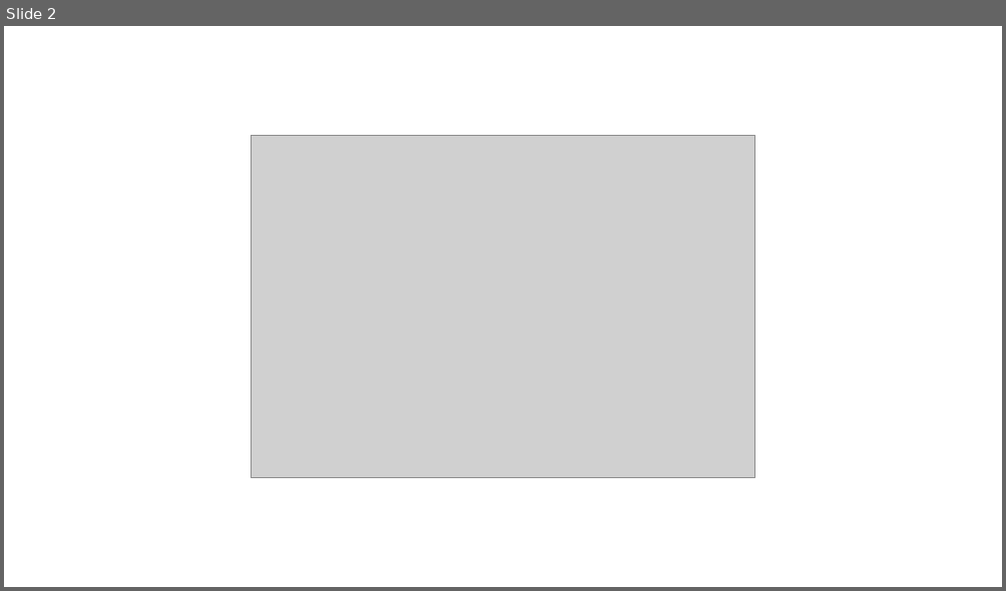
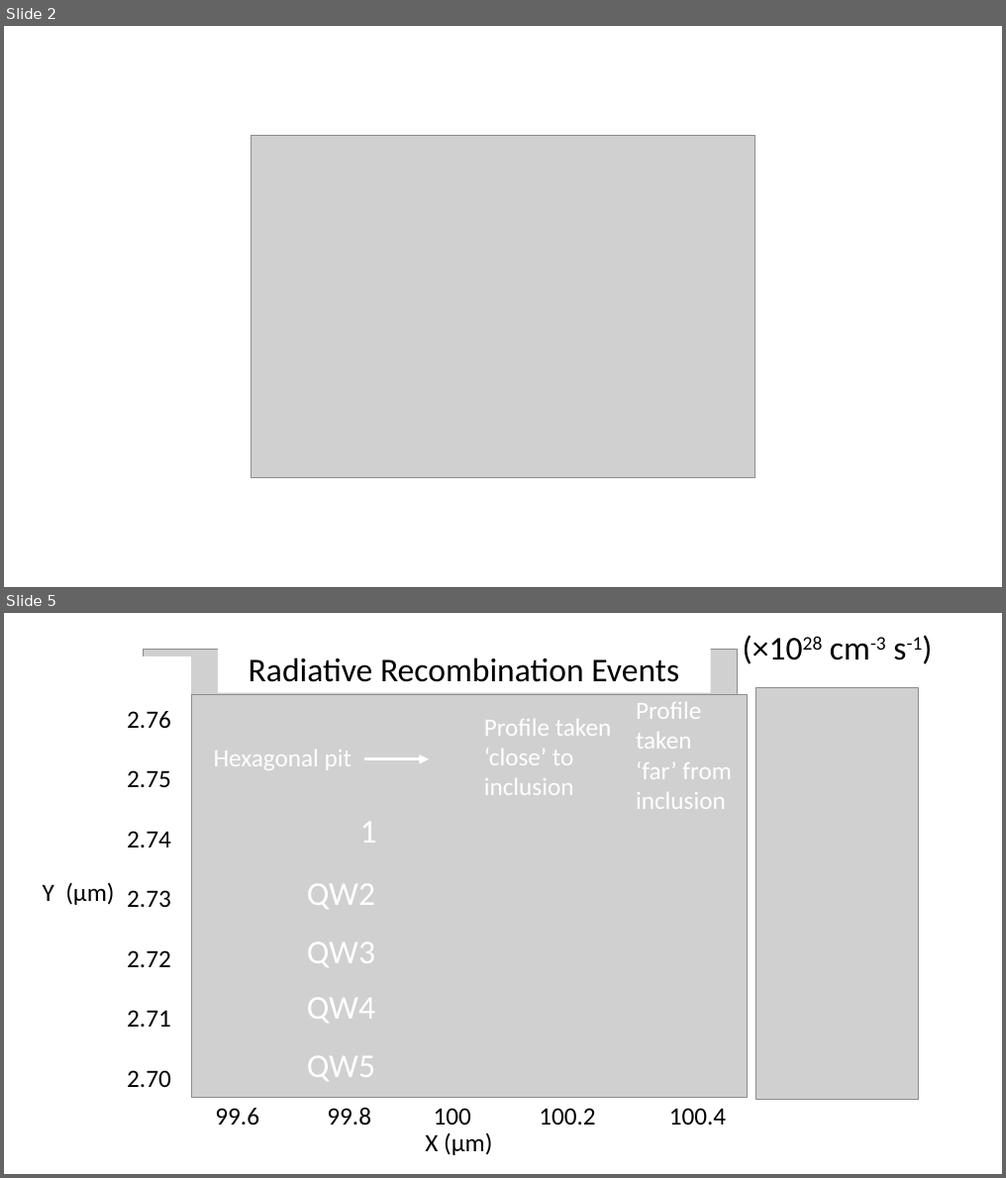
Before and after one commit to cr458/Thesis, a slide deck: Figs/Correction-Figs/Presentation1.pptx. Shown one above the other, each under a label of ours: slide 2 before the commit, slides 2 and 5 after it; the slides between them are not shown. The pictures are 1006x591 and 1006x1178 pixels, drawn with LibreOffice and Linux fonts; fonts in the diff are those of the drawing; grey boxes stand for pictures. Boxes give left, top, right and bottom in pixels: in the first picture for what was removed or moved away, otherwise in the second. Text is boxed around its words. In the diff, an @@ line names an element or a change of style, - is before the commit and + after.

```diff
--- a/Figs/Correction-Figs/Presentation1.pptx
+++ b/Figs/Correction-Figs/Presentation1.pptx
@@ slide 5 added at (4,613,1002,1174), background #FFFFFF @@
@@ picture added at (191,694,746,1096) @@
@@ picture added at (756,688,919,1100) @@
@@ text added at (484,719,612,795), 24 pt, text #FFFFFF @@
+Profile taken ‘close’ to inclusion
@@ text added at (636,702,731,809), 24 pt, text #FFFFFF @@
+Profile taken ‘far’ from inclusion
@@ text added at (214,750,351,770), 24 pt, text #FFFFFF @@
+Hexagonal pit
@@ arrow added from (364, 760) to (429, 760), #FFFFFF 3 pt @@
@@ text added at (360,822,377,843), 32 pt, text #FFFFFF @@
+1
@@ text added at (43,882,114,905), 24 pt, text #000000 @@
+Y (µm)
@@ text added at (307,884,375,909), 32 pt, text #FFFFFF @@
+QW2
@@ text added at (307,943,375,967), 32 pt, text #FFFFFF @@
+QW3
@@ text added at (307,998,375,1023), 32 pt, text #FFFFFF @@
+QW4
@@ text added at (307,1057,375,1081), 32 pt, text #FFFFFF @@
+QW5
@@ group added at (95,637,923,1136): 3 texts, 2 pictures, 2 rectangles @@
+Radiative Recombination Events
+(×1028 cm-3 s-1)
+2.76
+2.75
+2.74
+2.73
+2.72
+2.71
+2.70
+99.6 99.8 100 100.2 100.4
@@ text added at (425,1133,492,1156), 24 pt, text #000000 @@
+X (µm)
```
Also in this commit, not shown: 1 slide changed, 3 other slides added, 1 slide removed, 20 other files.
